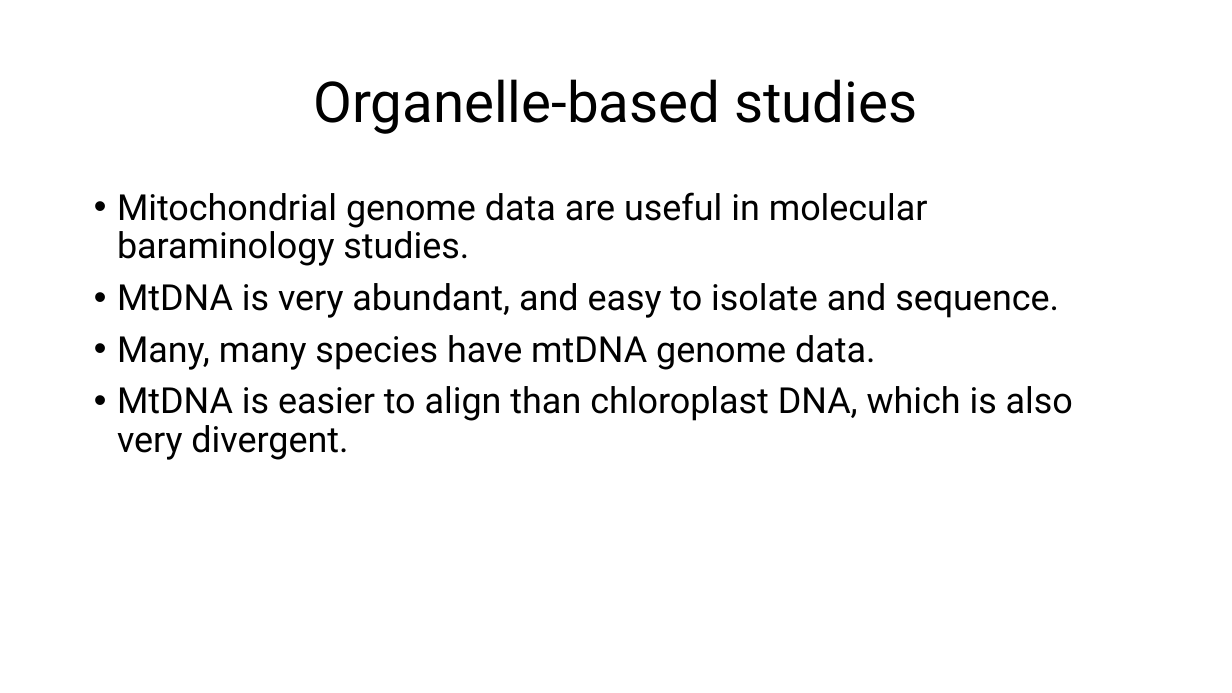
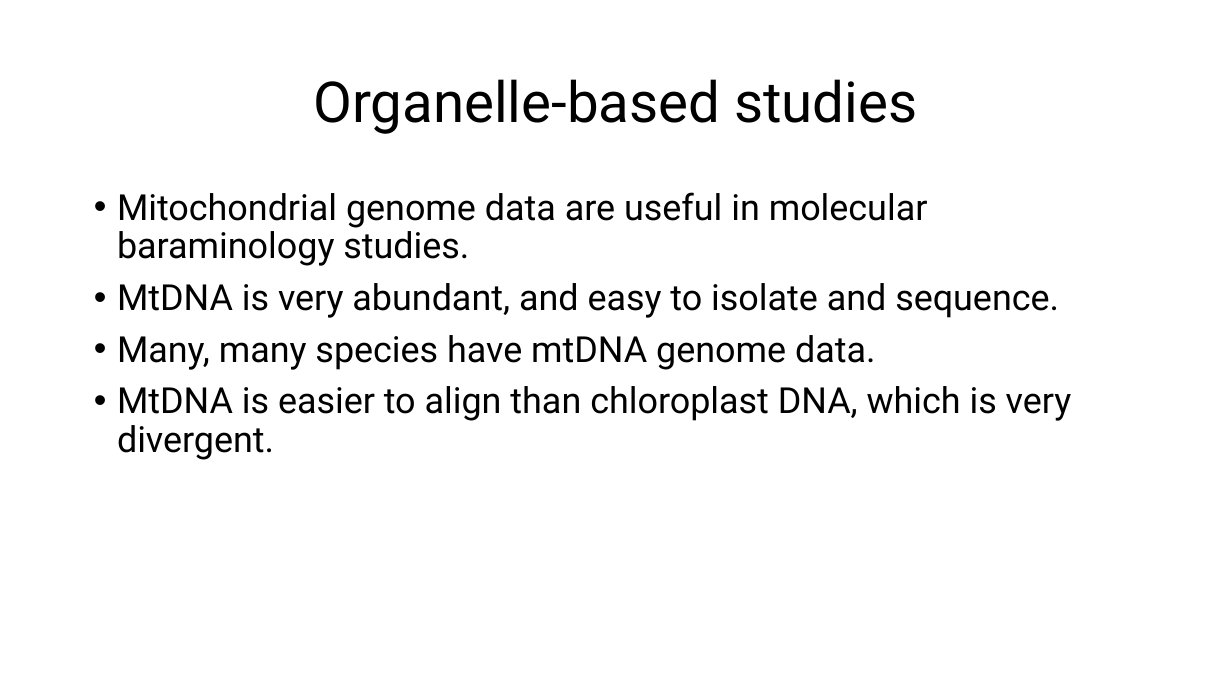
Before and after one commit to csmatyi/crs2025, a slide deck: slide 33 of CRS2025_R_workshop.pptx (slide 32 before the commit). Drawn at 1232x693 pixels with LibreOffice and Linux fonts; fonts in the diff are those of the drawing. Boxes give left, top, right and bottom in pixels: in the first picture for what was removed or moved away, otherwise in the second. Text is boxed around its words. In the diff, an @@ line names an element or a change of style, - is before the commit and + after.

```diff
--- a/CRS2025_R_workshop.pptx
+++ b/CRS2025_R_workshop.pptx
@@ text at [117,386,1072,460]: text changed @@
-• MtDNA is easier to align than chloroplast DNA, which is also very divergent.
+• MtDNA is easier to align than chloroplast DNA, which is very divergent.
```
Also in this commit, not shown: 6 other slides changed, 1 slide added, 2 other files.
